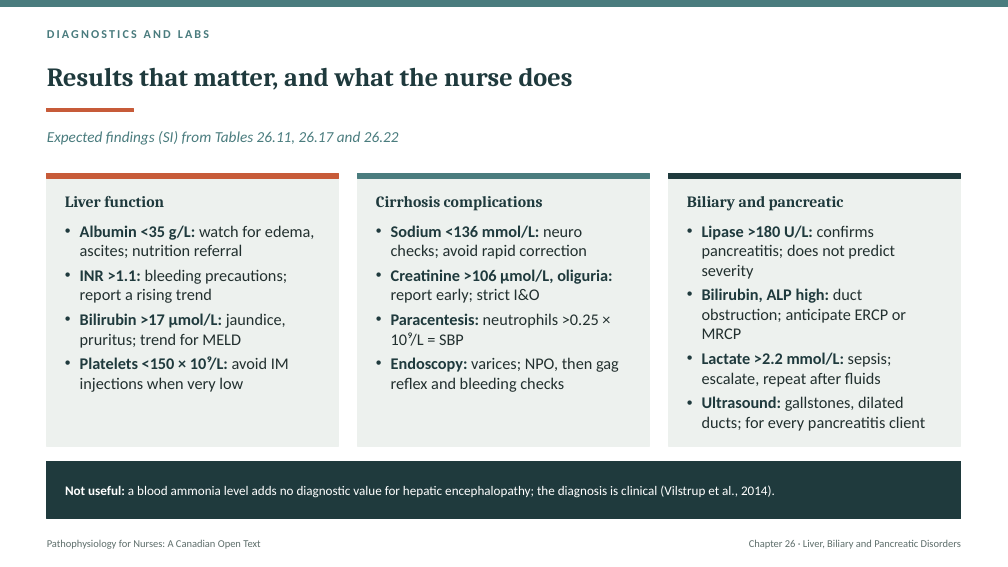
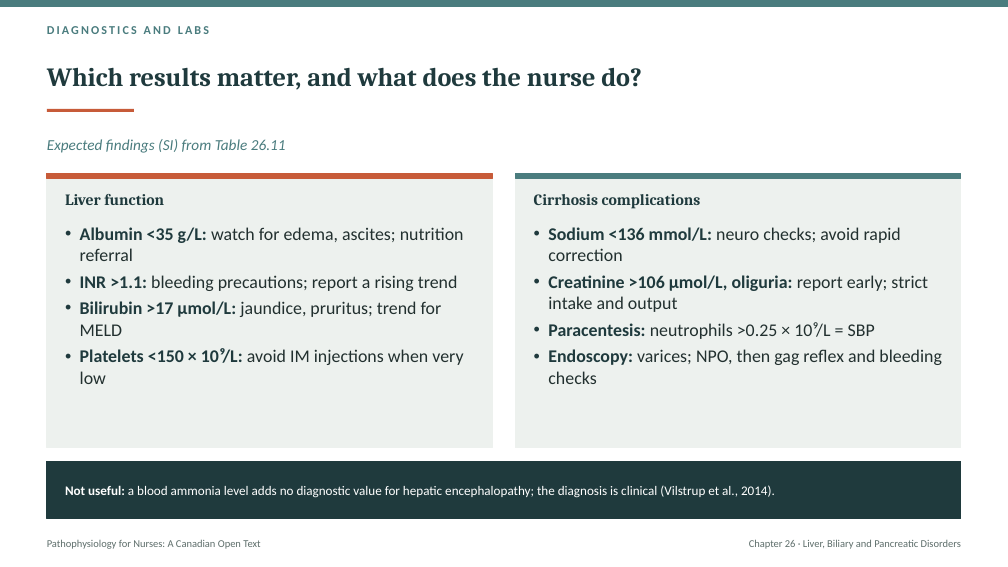
Before and after one commit to andrewleenl/opensourcenursing, a slide deck: slide 24 of Ch26_Liver_Biliary_and_Pancreatic_Disorders_Lecture_Presentation.pptx (slide 22 before the commit). Drawn at 1008x567 pixels with LibreOffice and Linux fonts; fonts in the diff are those of the drawing. Boxes give left, top, right and bottom in pixels: in the first picture for what was removed or moved away, otherwise in the second. Text is boxed around its words. In the diff, an @@ line names an element or a change of style, - is before the commit and + after.

```diff
--- a/Ch26_Liver_Biliary_and_Pancreatic_Disorders_Lecture_Presentation.pptx
+++ b/Ch26_Liver_Biliary_and_Pancreatic_Disorders_Lecture_Presentation.pptx
@@ text "DIAGNOSTICS AND LABS" at <box>47,26,209,34</box>: vertical alignment middle to top @@
@@ title at <box>47,67,642,90</box>: text changed @@
-Results that matter, and what the nurse does
+Which results matter, and what does the nurse do?
@@ text at <box>47,139,286,153</box>: text changed @@
-Expected findings (SI) from Tables 26.11, 26.17 and 26.22
+Expected findings (SI) from Table 26.11
@@ text "Expected findings (SI) from Table ..." at <box>47,139,286,153</box>: vertical alignment top to middle @@
@@ rectangle: place and size @@
-rectangle at <box>47,174,339,446</box>
+rectangle at <box>47,174,492,448</box>
@@ rectangle: place and size @@
-rectangle at <box>47,174,339,178</box>
+rectangle at <box>47,174,492,178</box>
@@ rectangle removed at <box>358,174,650,446</box> @@
@@ rectangle: place and size @@
-rectangle at <box>669,174,961,446</box>
+rectangle at <box>516,174,961,448</box>
@@ rectangle: place and size @@
-rectangle at <box>358,174,650,178</box>
+rectangle at <box>516,174,961,178</box>
@@ rectangle removed at <box>669,174,961,178</box> @@
@@ text "Cirrhosis complications": place and size @@
-text "Cirrhosis complications" at <box>376,196,543,211</box>
+text "Cirrhosis complications" at <box>534,194,701,209</box>
@@ text removed at <box>687,196,844,211</box> @@
-Biliary and pancreatic
@@ text "Albumin <35 g/L: watch for ..." at <box>80,227,464,384</box>: size 15.5 to 17 pt @@
@@ text "Sodium <136 mmol/L: neuro checks; ...": place and size @@
-text "Sodium <136 mmol/L: neuro checks; ..." at <box>391,225,619,392</box>
+text "Sodium <136 mmol/L: neuro checks; ..." at <box>548,227,942,384</box>
@@ text at <box>548,227,942,384</box>: size 15.5 to 17 pt in "Sodium <136 mmol/L: neuro checks; avoid rapid ...", "Paracentesis: neutrophils >0.25 × 10⁹/L = SBP", "Endoscopy: varices; NPO, then gag reflex and ..." @@
@@ text removed at <box>702,225,925,431</box> @@
-• Lipase >180 U/L: confirms pancreatitis; does not predict severity
-• Bilirubin, ALP high: duct obstruction; anticipate ERCP or MRCP
-• Lactate >2.2 mmol/L: sepsis; escalate, repeat after fluids
-• Ultrasound: gallstones, dilated ducts; for every pancreatitis client
@@ text at <box>548,275,928,312</box>: text changed; size 15.5 to 17 pt; text colour #1F3A3D to #22302F; bold off @@
-• Creatinine >106 µmol/L, oliguria: report early; strict I&O
+• Creatinine >106 µmol/L, oliguria: report early; strict intake and output
```
Also in this commit, not shown: 34 other slides changed, 20 slides added, 15 slides removed, 2 other files.
